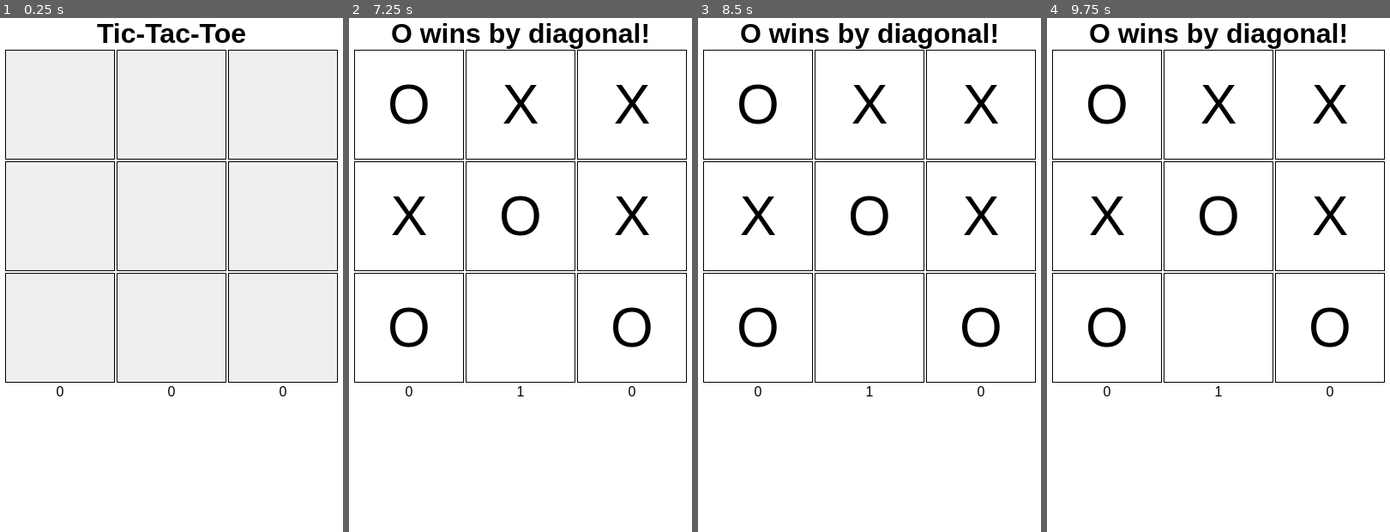
Above: before the commit, frames 1-4 (left to right).
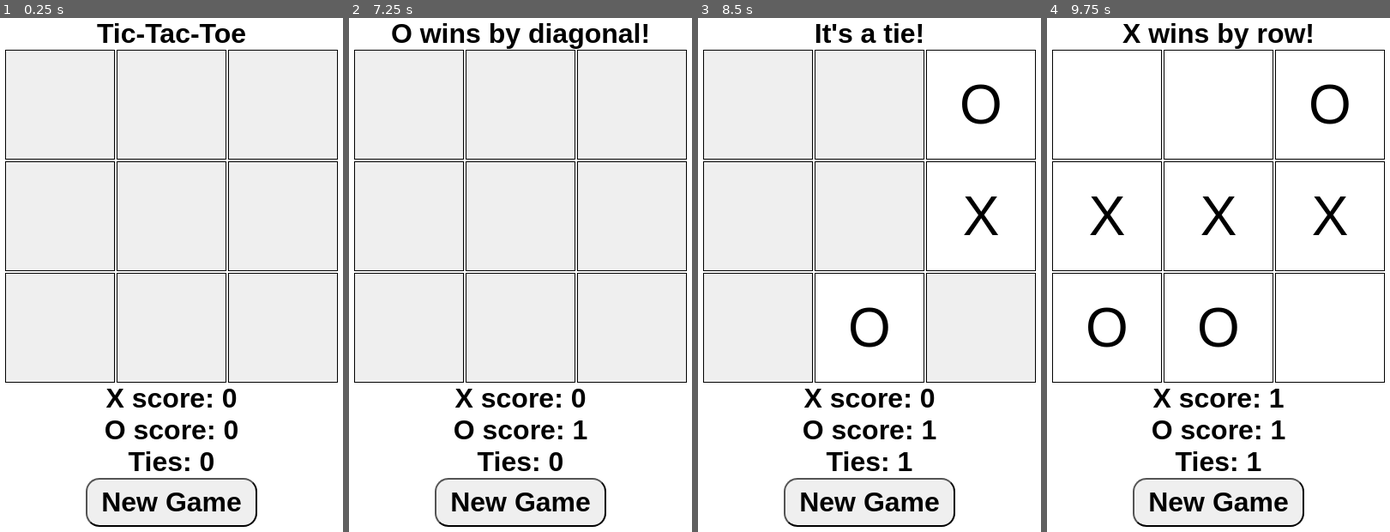
Above: after the commit, the same moments.

Repository: ADRabert/ticTacToe
Game: browser game, page index.html
Two runs of this game, one before a commit and one after it. Both use one fixed random seed, a clock stepped at 60 frames per second and the inputs below.
Inputs (mouse positions are in pixels of both pictures, inside the frame that each line leads up to):
- Up to frame 1 (0.25 s): no input
- Up to frame 2 (7.25 s): click (520, 501) at 0.27 s, where only the run after the commit has a clickable "New Game"; click (630, 105) at 1.27 s; click (520, 218) at 1.87 s; click (630, 218) at 2.02 s; click (410, 326) at 2.47 s; click (410, 218) at 3.07 s; click (630, 326) at 3.67 s; click (520, 105) at 4.27 s; click (410, 105) at 4.52 s; click (520, 501) at 7.02 s, where only the run after the commit has a clickable "New Game"
- Up to frame 3 (8.5 s): click (869, 326) at 7.27 s; click (979, 218) at 7.87 s; click (979, 105) at 8.47 s
- Up to frame 4 (9.75 s): click (1218, 218) at 9.07 s; click (1108, 326) at 9.52 s; click (1108, 218) at 9.67 s

The runs differ from the first frame. In frame 1, 2.8% of the frame differs, in the area x 16-84%, y 71-99%; in frame 2, 5.1%; in frame 3, 6.7%, in the area x 12-88%, y 1-99%; in frame 4, 6.5%.

Commit message:
Add new game function

Diff:
--- a/assets/script.js
+++ b/assets/script.js
@@ -1,5 +1,4 @@
 const outputLabel = document.getElementById('output');
-const board = document.getElementById('board');
 let currentPlayer, p1 = 0, p2 = 0, tie = 0, turnCount = 0;
 
 class Square {
@@ -21,12 +20,9 @@
     }
 
     checkDiag(board) {
-
         if (board[0][0].value === board[1][1].value && board[1][1].value === board[2][2].value && board[0][0].value !== '') {
             return true;
-        }
-
-        if (board[0][2].value === board[1][1].value && board[1][1].value === board[2][0].value && board[0][2].value !== '') {
+        } else if (board[0][2].value === board[1][1].value && board[1][1].value === board[2][0].value && board[0][2].value !== '') {
             return true;
         }
         return false;
@@ -51,10 +47,9 @@
     }
 }
 
-const game = new TicTacToe();
+let game = new TicTacToe();
 
 function checkWin(board, player) {
-
     if (game.checkDiag(board)) {
         outputLabel.textContent = `${player} wins by diagonal!`;
         return true;
@@ -73,11 +68,9 @@
 function addScore(player) {
 		if (player === "X") {
 			scoreElements[0].textContent = ++p1;
-		}
-		else if (player === "O") {
+		} else if (player === "O") {
 			scoreElements[1].textContent = ++p2;
-		}
-		else scoreElements[2].textContent = ++tie;
+		} else scoreElements[2].textContent = ++tie;
 }
 
 const squareElements = Array.from(document.getElementsByClassName('square'));
@@ -88,6 +81,15 @@
 			square.className += " disabled";
   }
 }
+
+document.getElementById("newGame").addEventListener('click', () => {
+		for (const square of squareElements) {
+			square.textContent = '';
+			square.className = "square";
+			square.disabled = false;
+		}
+		game = new TicTacToe();
+});
 
 squareElements.forEach((square, index) => {
     square.addEventListener('click', () => {
@@ -110,13 +112,11 @@
         const won = checkWin(game.board, currentPlayer);
 
 				if (won) {
-					disableAll();
-					addScore(currentPlayer);
+						disableAll();
+						addScore(currentPlayer);
 				}
-
-        if (!won && ++turnCount === 9) {
+				else if (!won && ++turnCount === 9) {
             outputLabel.textContent = "It's a tie!";
-            disableAll();
 						addScore("tie");
         }
     });
--- a/assets/style.css
+++ b/assets/style.css
@@ -2,18 +2,25 @@
 	box-sizing: border-box;
 	margin: 0;
 	padding: 0;
-} body {
+}
+
+body {
 	font-family: sans-serif;
 	text-align: center;
-} h1 {
+}
+
+h1 {
 	margin-top: 2px;
-} #board {
+}
+
+#board {
 	display: grid;
 	gap: 2px;
 	grid-template-columns: repeat(3, 1fr);
 	justify-self: center;
-	width: max-content;
-} .square {
+}
+
+.square {
 	align-items: center;
 	background-color: #efefef;
 	border: 1px solid #000;
@@ -23,11 +30,25 @@
 	height: 128px;
 	justify-content: center;
 	width: 128px;
-} .square:hover {
+}
+
+.square:hover {
 	background-color: #fff;
 	transition: background-color .5s ease;
-} .disabled {
+}
+
+.disabled {
 	background-color: #fff;
 	color: unset;
 	cursor: default;
 }
+
+.scoreText, #newGame {
+	font-size: 200%;
+	font-weight: bold;
+}
+
+#newGame {
+	border-radius: 16px;
+	padding: 8px 16px;
+}
--- a/index.html
+++ b/index.html
@@ -14,9 +14,19 @@
 		<button class="square"></button>
 		<button class="square"></button>
 		<button class="square"></button>
-		<div class="score">0</div>
-		<div class="score">0</div>
-		<div class="score">0</div>
 	</div>
+	<p class="scoreText">
+		X score:
+		<span class="score">0</span>
+	</p>
+	<p class="scoreText">
+		O score:
+		<span class="score">0</span>
+	</p>
+	<p class="scoreText">
+		Ties:
+		<span class="score">0</span>
+	</p>
+	<button id="newGame">New Game</button>
 </body></html>
 <script src="assets/script.js"></script>
